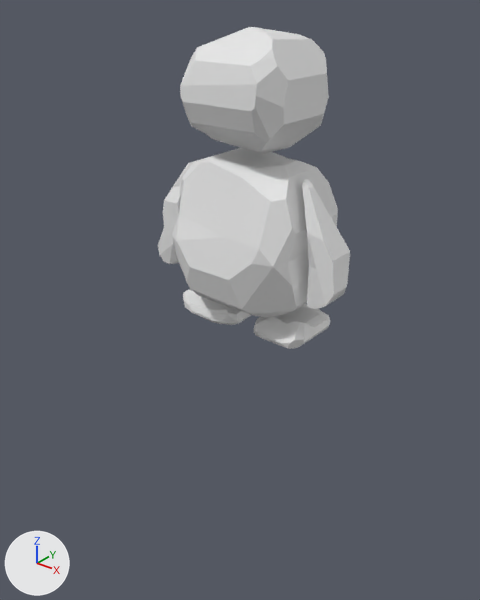
The FBX model _Project/Assets/3_3DAssets/Golem.P.fbx as it was, and as the next commit left it.
Rendered twice from a 50 mm camera at (4.79, -5.06, 6.99) aimed at (0.49, 0.32, 3.66). The axes (+X, +Y, +Z) are drawn at lower left. The lights are the same throughout. Where no turn or scale is listed for an object, it has been applied to the vertices.

Before the edit, the objects in view are built like this:
```python
me_icosphere = bpy.data.meshes.new('Icosphere')
me_icosphere.from_pydata(...)  # 89 vertices, 68 faces; spans x 0.04..1.61, y -0.58..0.62, z 4.57..6.14
me_icosphere_001 = bpy.data.meshes.new('Icosphere.001')
me_icosphere_001.from_pydata(...)  # 34 vertices, 38 faces; spans x -0.32..0.33, y -0.23..0.29, z -0.7..0.88
me_icosphere_003 = bpy.data.meshes.new('Icosphere.003')
me_icosphere_003.from_pydata(...)  # 61 vertices, 53 faces; spans x -2.938..-2.281, y -0.051..0.717, z -1.872..-1.548
me_icosphere_004 = bpy.data.meshes.new('Icosphere.004')
me_icosphere_004.from_pydata(...)  # 37 vertices, 42 faces; spans x -0.308..0.171, y 1.391..1.792, z -0.734..0.487
me_icosphere_005 = bpy.data.meshes.new('Icosphere.005')
me_icosphere_005.from_pydata(...)  # 60 vertices, 55 faces; spans x -3.959..-3.143, y -0.067..0.701, z -1.872..-1.636
me_icosphere_007 = bpy.data.meshes.new('Icosphere.007')
me_icosphere_007.from_pydata(...)  # 79 vertices, 60 faces; spans x 0.311..1.433, y -0.467..0.672, z 6.151..7.292
ob_brazo_derecho = bpy.data.objects.new('Brazo Derecho', me_icosphere_001)
ob_brazo_derecho.location = (1.76, 0.0, 4.78)
ob_brazo_derecho.scale = (-0.773, -0.773, -0.773)
ob_brazo_izquierdo = bpy.data.objects.new('Brazo Izquierdo', me_icosphere_004)
ob_brazo_izquierdo.location = (0.0, -1.62, 4.78)
ob_cabeza = bpy.data.objects.new('Cabeza', me_icosphere_007)
ob_cabeza.location = (0.0, 0.0, -0.71)
ob_cuerpo = bpy.data.objects.new('Cuerpo', me_icosphere)
ob_cuerpo.location = (0.0, 0.0, -0.71)
ob_pie_derecho = bpy.data.objects.new('Pie Derecho', me_icosphere_003)
ob_pie_derecho.location = (3.93, -0.16, 5.45)
ob_pie_izquierdo = bpy.data.objects.new('Pie Izquierdo', me_icosphere_005)
ob_pie_izquierdo.location = (3.93, -0.16, 5.45)
```
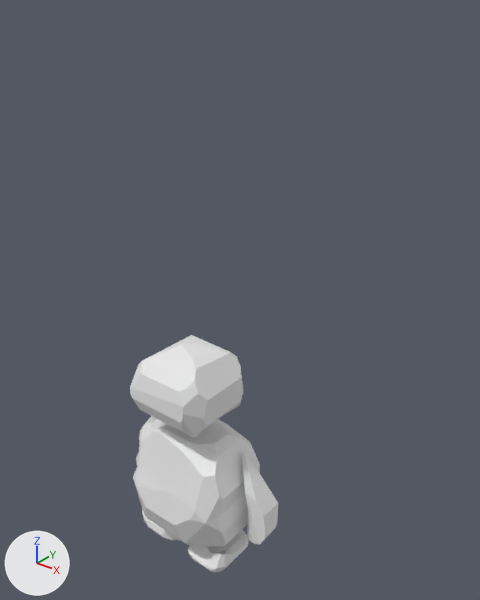
Pixel boxes [x1, y1, x2, y2] of what changed, in the pictures (480 x 600 px):
'Cuerpo', moved: before [172, 148, 338, 317]; after [133, 419, 260, 546]
'Cabeza', moved: before [180, 27, 329, 154]; after [130, 335, 243, 437]
'Brazo Derecho', moved: before [302, 179, 350, 309]; after [242, 452, 278, 544]
'Pie Derecho', moved: before [254, 304, 330, 349]; after [188, 530, 248, 572]
'Pie Izquierdo', moved: before [183, 289, 251, 325]; after [142, 508, 181, 541]
'Brazo Izquierdo', moved: before [158, 161, 194, 264]; after [136, 416, 157, 466]

Patch to the scene script:
```diff
--- a/_Project/Assets/3_3DAssets/Golem.P.fbx.py
+++ b/_Project/Assets/3_3DAssets/Golem.P.fbx.py
@@ me_icosphere_005 @@
 me_icosphere_005.from_pydata(...)  # 60 vertices, 55 faces; spans x -3.959..-3.143, y -0.067..0.701, z -1.872..-1.636
 # used by ob_pie_izquierdo; location = (3.93, -0.16, 5.45)
+# me_icosphere_005 part 4: the whole mesh is moved by (3.558, -0.302, 1.771)
@@ me_icosphere @@
 me_icosphere.from_pydata(...)  # 89 vertices, 68 faces; spans x 0.04..1.61, y -0.58..0.62, z 4.57..6.14
 # used by ob_cuerpo; location = (0.0, 0.0, -0.71)
+# me_icosphere part 1: the whole mesh is moved by (-0.87, -0.07, -5.35)
@@ me_icosphere_007 @@
 me_icosphere_007.from_pydata(...)  # 79 vertices, 60 faces; spans x 0.311..1.433, y -0.467..0.672, z 6.151..7.292
 # used by ob_cabeza; location = (0.0, 0.0, -0.71)
+# me_icosphere_007 part 3: the whole mesh is moved by (-0.896, -0.132, -6.753)
@@ me_icosphere_003 @@
 me_icosphere_003.from_pydata(...)  # 61 vertices, 53 faces; spans x -2.938..-2.281, y -0.051..0.717, z -1.872..-1.548
 # used by ob_pie_derecho; location = (3.93, -0.16, 5.45)
+# me_icosphere_003 part 2: the whole mesh is moved by (2.589, -0.353, 1.761)
@@ ob_brazo_derecho @@
 ob_brazo_derecho = bpy.data.objects.new('Brazo Derecho', me_icosphere_001)
-ob_brazo_derecho.location = (1.76, 0.0, 4.78)
+ob_brazo_derecho.location = (0.92, 0.17, 1.11)
 ob_brazo_derecho.scale = (-0.773, -0.773, -0.773)
@@ ob_pie_izquierdo @@
 ob_pie_izquierdo = bpy.data.objects.new('Pie Izquierdo', me_icosphere_005)
-ob_pie_izquierdo.location = (3.93, -0.16, 5.45)
+ob_pie_izquierdo.location = (-0.48, 0.0, 0.08)
@@ ob_cuerpo @@
 ob_cuerpo = bpy.data.objects.new('Cuerpo', me_icosphere)
-ob_cuerpo.location = (0.0, 0.0, -0.71)
+ob_cuerpo.location = (0.0, 0.0, 1.05)
@@ ob_brazo_izquierdo @@
 ob_brazo_izquierdo = bpy.data.objects.new('Brazo Izquierdo', me_icosphere_004)
-ob_brazo_izquierdo.location = (0.0, -1.62, 4.78)
+ob_brazo_izquierdo.location = (-0.88, -1.45, 1.25)
@@ ob_cabeza @@
 ob_cabeza = bpy.data.objects.new('Cabeza', me_icosphere_007)
-ob_cabeza.location = (0.0, 0.0, -0.71)
+ob_cabeza.location = (0.0, 0.0, 2.48)
@@ ob_pie_derecho @@
 ob_pie_derecho = bpy.data.objects.new('Pie Derecho', me_icosphere_003)
-ob_pie_derecho.location = (3.93, -0.16, 5.45)
+ob_pie_derecho.location = (0.41, 0.0, 0.08)
```
